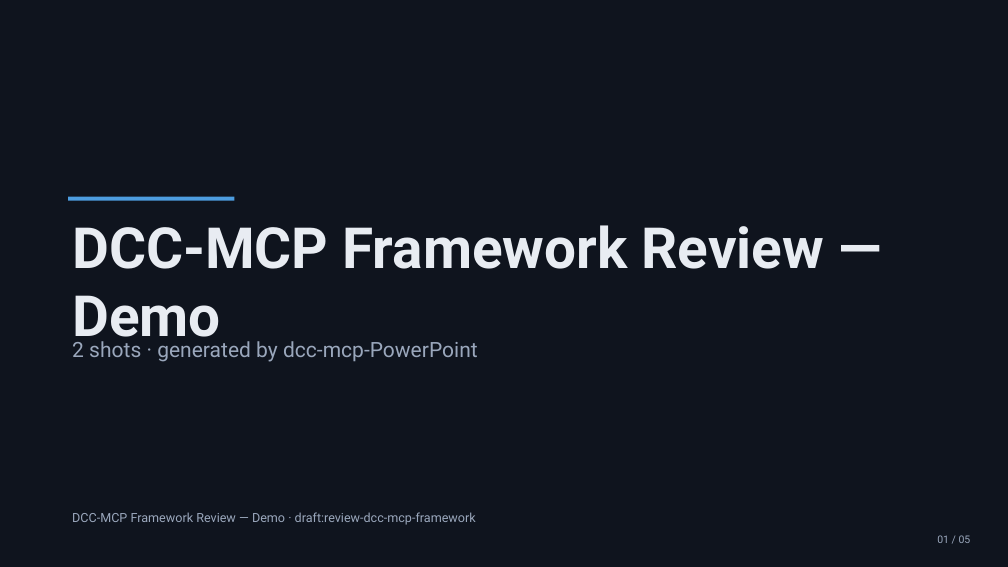
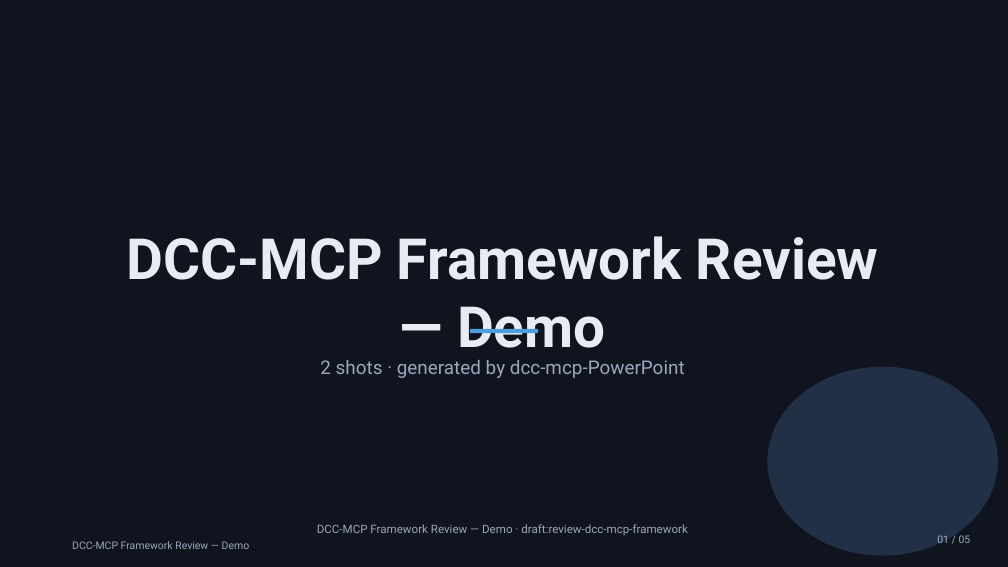
Before and after one commit to dcc-mcp/dcc-mcp-powerpoint, a slide deck: slide 1 of examples/output/review-demo/draft-review-dcc-mcp-framework.pptx. Drawn at 1008x567 pixels with LibreOffice and Linux fonts; fonts in the diff are those of the drawing. Boxes give left, top, right and bottom in pixels: in the first picture for what was removed or moved away, otherwise in the second. Text is boxed around its words. In the diff, an @@ line names an element or a change of style, - is before the commit and + after.

Commit message:
feat: showcase-grade layout system for all deck layouts (#6)
Design-system overhaul (showcase quality):
- unified content header (28pt title + accent rule) on every content slide
- editorial bullet rows (accent dot + hairline separators) replace box rows
- two-column/comparison panels with colored header strips
- kpi cards with accent top strip; architecture layers with numbered chips
  on a vertical spine; timeline with alternating above/below labels
- centered hero title cover + ghost circle accents (inset within the safe
  margin band — caught by the pixel-level bleed check)
- deck-title footer on all slides
- regenerated framework deck + review demo artifacts

```diff
--- a/examples/output/review-demo/draft-review-dcc-mcp-framework.pptx
+++ b/examples/output/review-demo/draft-review-dcc-mcp-framework.pptx
@@ rectangle removed at (68, 197, 234, 201) @@
@@ text "DCC-MCP Framework Review — Demo": place and size @@
-text "DCC-MCP Framework Review — Demo" at (72, 225, 824, 350)
+text "DCC-MCP Framework Review — Demo" at (127, 236, 878, 361)
@@ text "DCC-MCP Framework Review — Demo" at (127, 236, 878, 361): alignment left to centre @@
@@ rectangle added at (470, 329, 538, 333), fill #4D9DE0 @@
@@ text "2 shots · generated by ...": place and size @@
-text "2 shots · generated by ..." at (72, 341, 478, 362)
+text "2 shots · generated by ..." at (320, 360, 685, 378)
@@ text "2 shots · generated by ..." at (320, 360, 685, 378): size 20 to 18 pt; alignment left to centre @@
@@ ellipse added at (768, 367, 998, 556), fill #223047 @@
@@ text "DCC-MCP Framework Review — Demo ...": place and size @@
-text "DCC-MCP Framework Review — Demo ..." at (72, 512, 476, 525)
+text "DCC-MCP Framework Review — Demo ..." at (317, 524, 687, 535)
@@ text "DCC-MCP Framework Review — Demo ..." at (317, 524, 687, 535): size 12 to 11 pt; alignment left to centre @@
@@ text added at (72, 541, 250, 549), 10 pt, text #9AA7BC @@
+DCC-MCP Framework Review — Demo
```
Also in this commit, not shown: 4 other slides changed, 21 other files.
